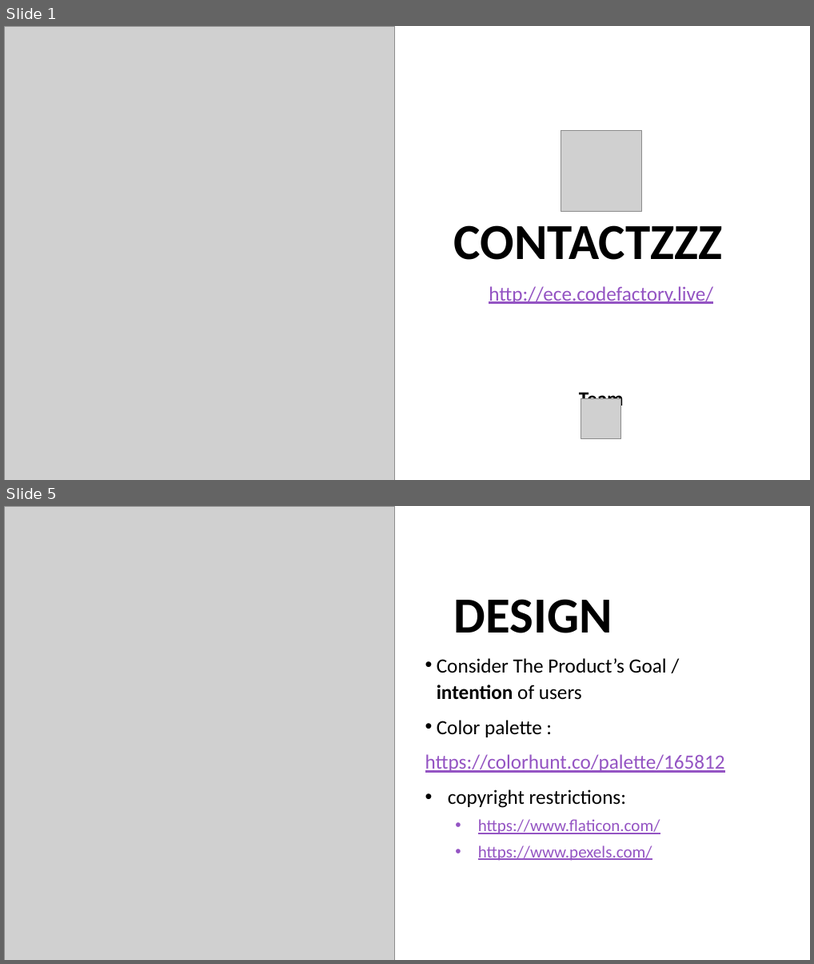
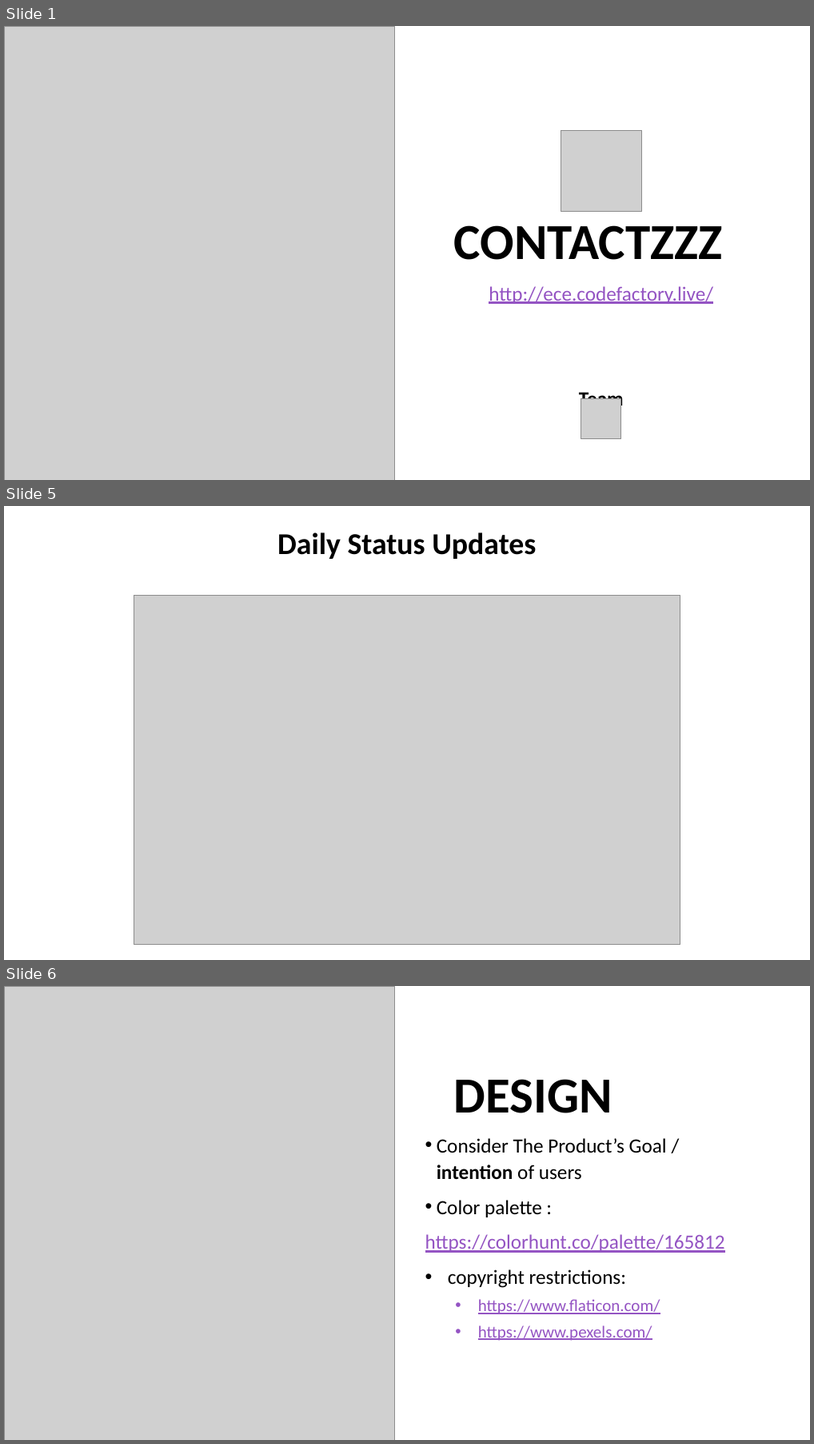
Before and after one commit to CodeFactoryWien/WF-FrontEnd-1, a slide deck: docs/Presentation.pptx. Shown one above the other, each under a label of ours: slides 1 and 5 before the commit, slides 1, 5 and 6 after it; the slides between them are not shown. The pictures are 814x964 and 814x1444 pixels, drawn with LibreOffice and Linux fonts; fonts in the diff are those of the drawing; grey boxes stand for pictures. Boxes give left, top, right and bottom in pixels: in the first picture for what was removed or moved away, otherwise in the second. Text is boxed around its words. In the diff, an @@ line names an element or a change of style, - is before the commit and + after.

```diff
--- a/docs/Presentation.pptx
+++ b/docs/Presentation.pptx
@@ slide 5 added at box(4, 506, 810, 960), background #FFFFFF @@
@@ text added at box(278, 532, 536, 559), 36 pt, text #000000, bold @@
+Daily Status Updates
@@ picture added at box(134, 596, 681, 944) @@
@@ what was slide 5 is now slide 6 @@
```
Also in this commit, not shown: 2 slides changed, 1 other slide added, 1 slide removed.
